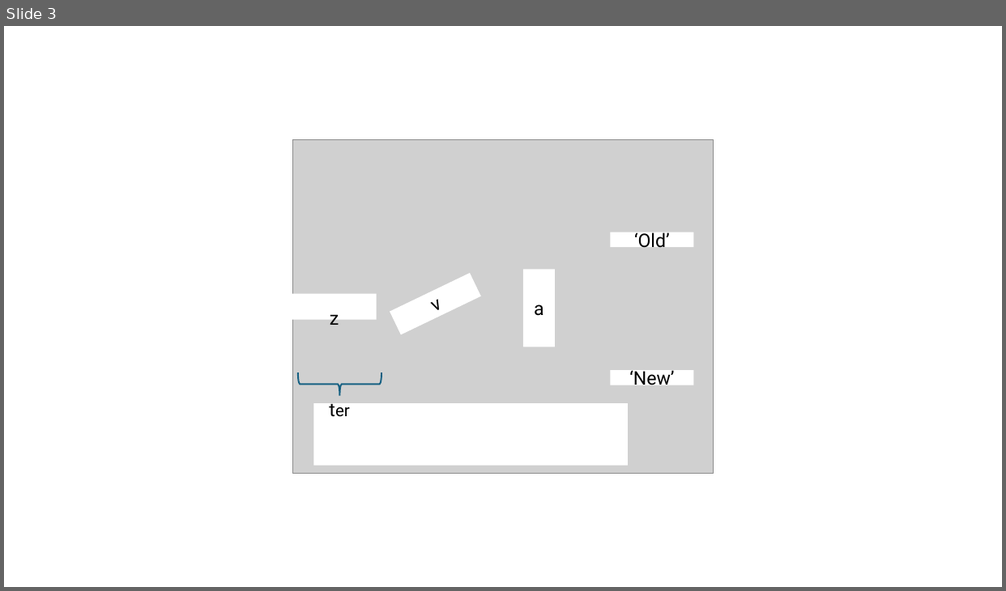
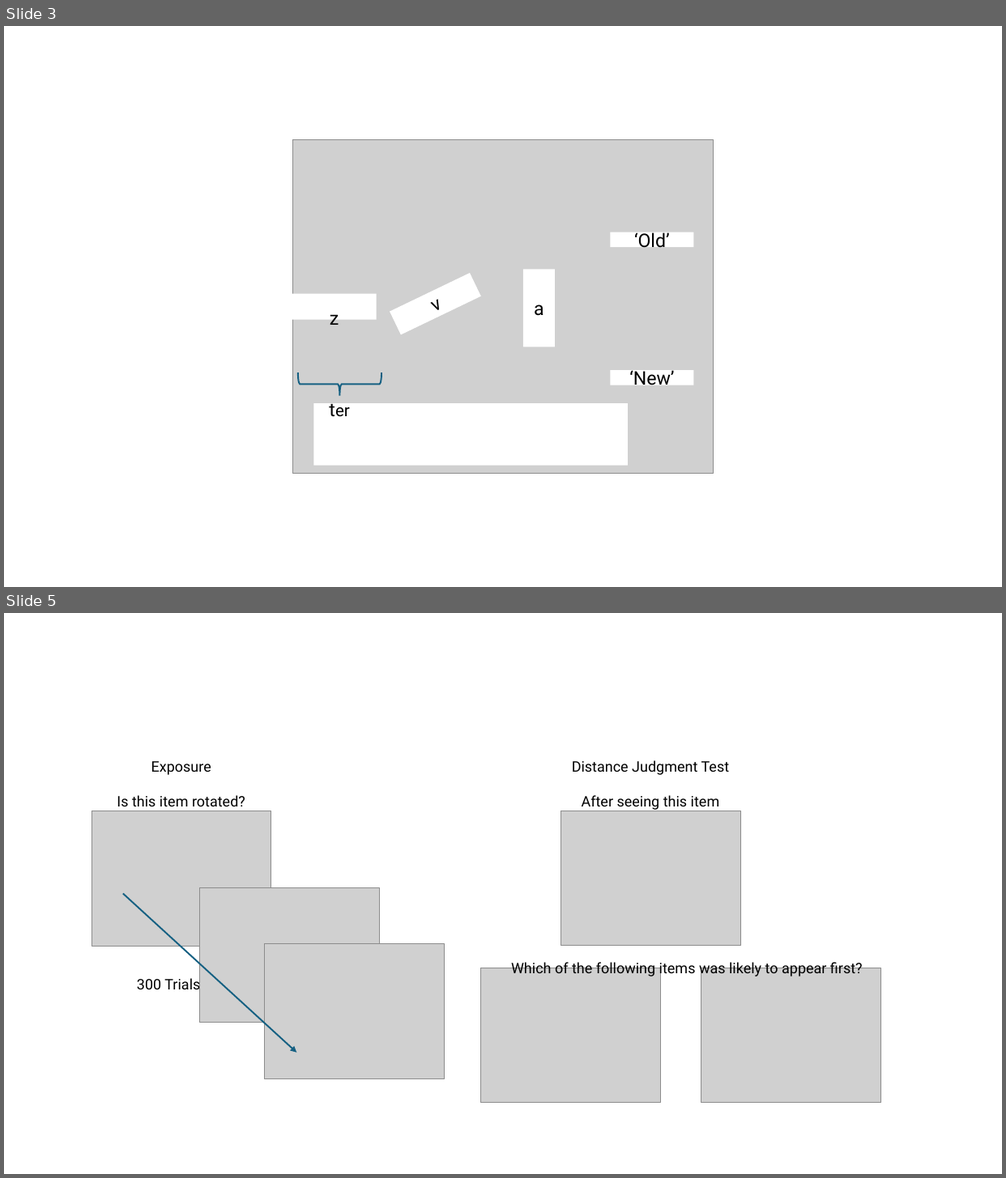
Before and after one commit to tejas-savalia/umass-dissertation, a slide deck: chapter_notebooks/figure_editor.pptx. Shown one above the other, each under a label of ours: slide 3 before the commit, slides 3 and 5 after it; the slides between them are not shown. The pictures are 1006x591 and 1006x1178 pixels, drawn with LibreOffice and Linux fonts; fonts in the diff are those of the drawing; grey boxes stand for pictures. Boxes give left, top, right and bottom in pixels: in the first picture for what was removed or moved away, otherwise in the second. Text is boxed around its words. In the diff, an @@ line names an element or a change of style, - is before the commit and + after.

Commit message:
first draft to committee

```diff
--- a/chapter_notebooks/figure_editor.pptx
+++ b/chapter_notebooks/figure_editor.pptx
@@ slide 5 added at <box>4,613,1002,1174</box>, background #FFFFFF @@
@@ text added at <box>117,761,245,811</box>, 14 pt, text #000000 @@
+Exposure
+Is this item rotated?
@@ text added at <box>572,760,730,811</box>, 14 pt, text #000000 @@
+Distance Judgment Test
+After seeing this item
@@ picture added at <box>91,811,271,946</box> @@
@@ picture added at <box>561,811,740,946</box> @@
@@ arrow added from (123, 894) to (296, 1053), #156082 1.5 pt @@
@@ picture added at <box>199,888,379,1023</box> @@
@@ picture added at <box>265,944,444,1080</box> @@
@@ text added at <box>137,977,200,995</box>, 14 pt, text #000000 @@
+300 Trials
@@ picture added at <box>481,968,661,1102</box> @@
@@ text added at <box>511,960,863,977</box>, 14 pt, text #000000 @@
+Which of the following items was likely to appear first?
@@ picture added at <box>701,968,881,1102</box> @@
```
Also in this commit, not shown: 1 slide changed, 1 other slide added, 32 other files.
